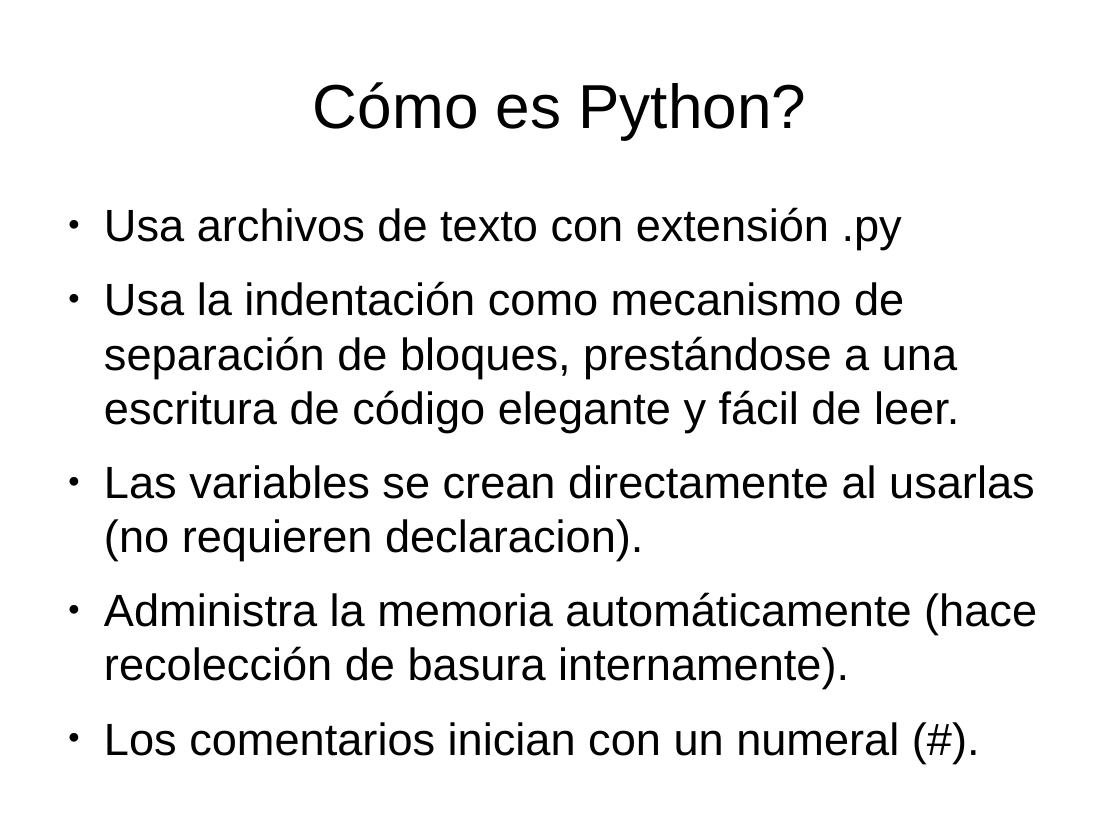
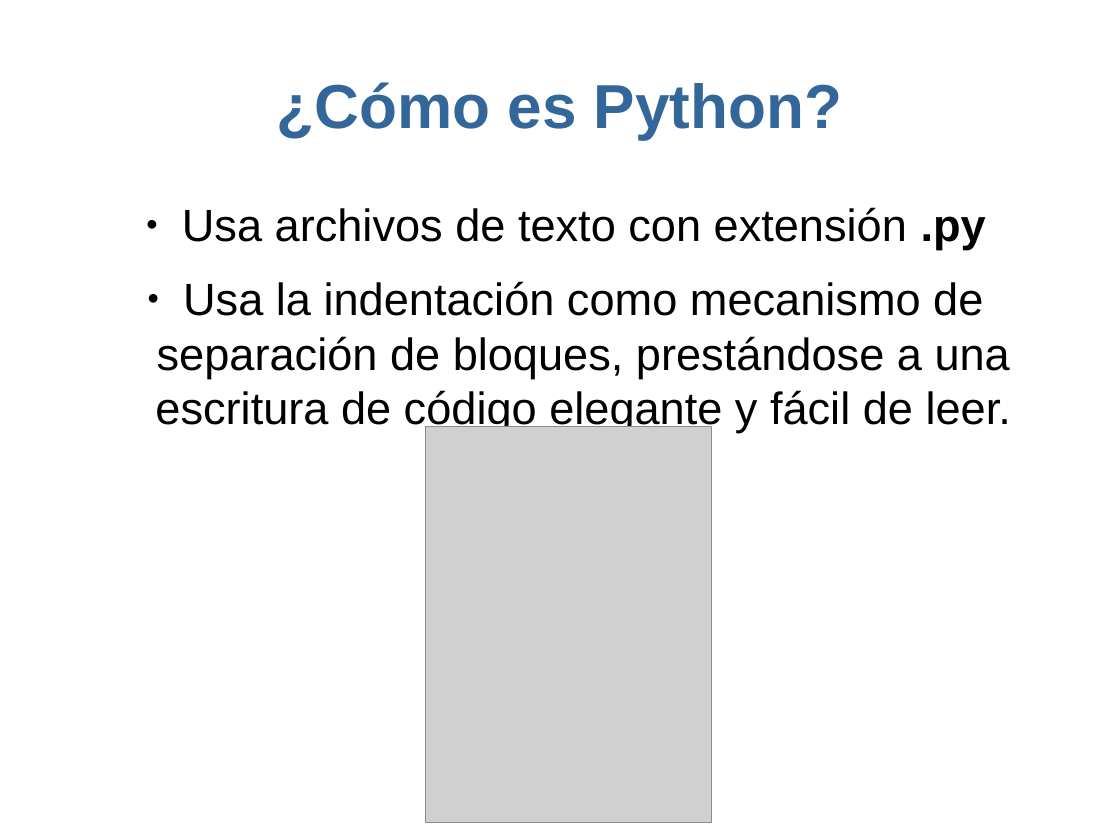
Before and after one commit to joksan/Presentaciones, a slide deck: slide 9 of Breve introduccion a Python/Breve introduccion a Python.odp (slide 5 before the commit). Drawn at 1120x840 pixels with LibreOffice and Linux fonts; fonts in the diff are those of the drawing; grey boxes stand for pictures. Boxes give left, top, right and bottom in pixels: in the first picture for what was removed or moved away, otherwise in the second. Text is boxed around its words. In the diff, an @@ line names an element or a change of style, - is before the commit and + after.

Commit message:
cambios de detalles a presentacion de python.

```diff
--- a/Breve introduccion a Python/Breve introduccion a Python.odp
+++ b/Breve introduccion a Python/Breve introduccion a Python.odp
@@ title at [277, 82, 842, 139]: text changed; text colour #000000 to #336699; bold on @@
-Cómo es Python?
+¿Cómo es Python?
@@ text "Usa archivos de texto con ..." at [155, 207, 1011, 432]: bold on in ".py"; alignment left to centre @@
@@ picture added at [426, 427, 711, 823] @@
@@ text at [104, 465, 1037, 756]: paragraphs removed @@
-● Las variables se crean directamente al usarlas (no requieren declaracion).
-● Administra la memoria automáticamente (hace recolección de basura internamente).
-● Los comentarios inician con un numeral (#).
```
Also in this commit, not shown: 16 other slides changed, 6 slides added, 1 slide removed.
